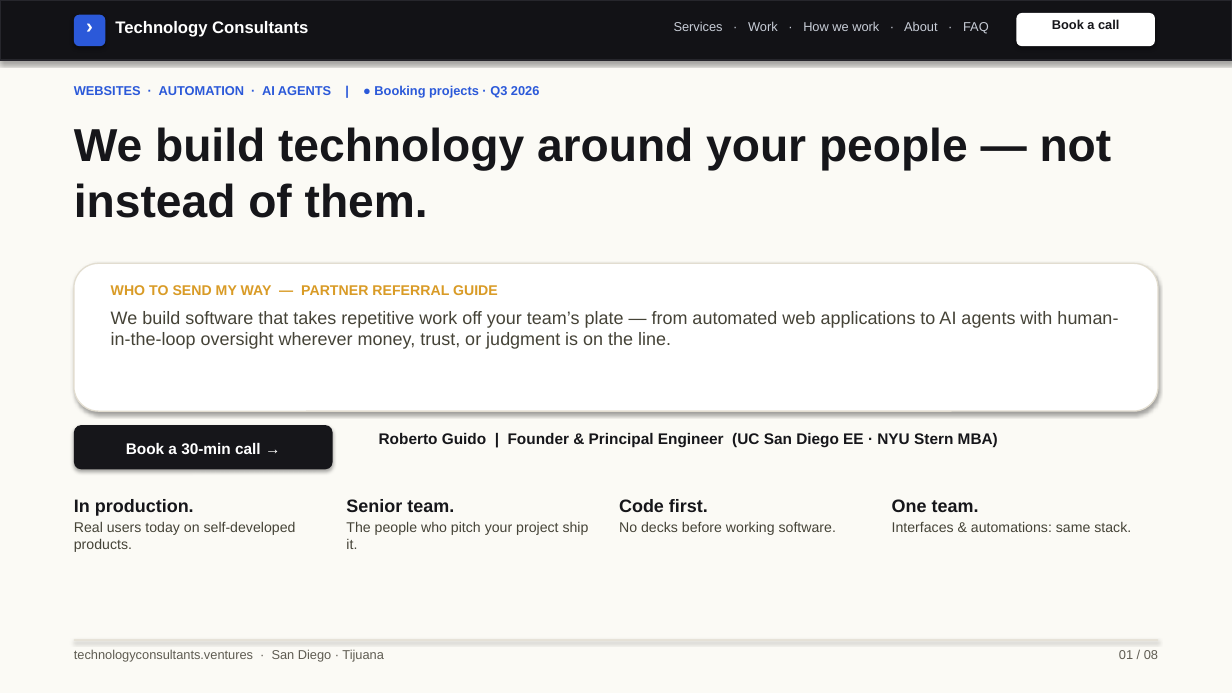
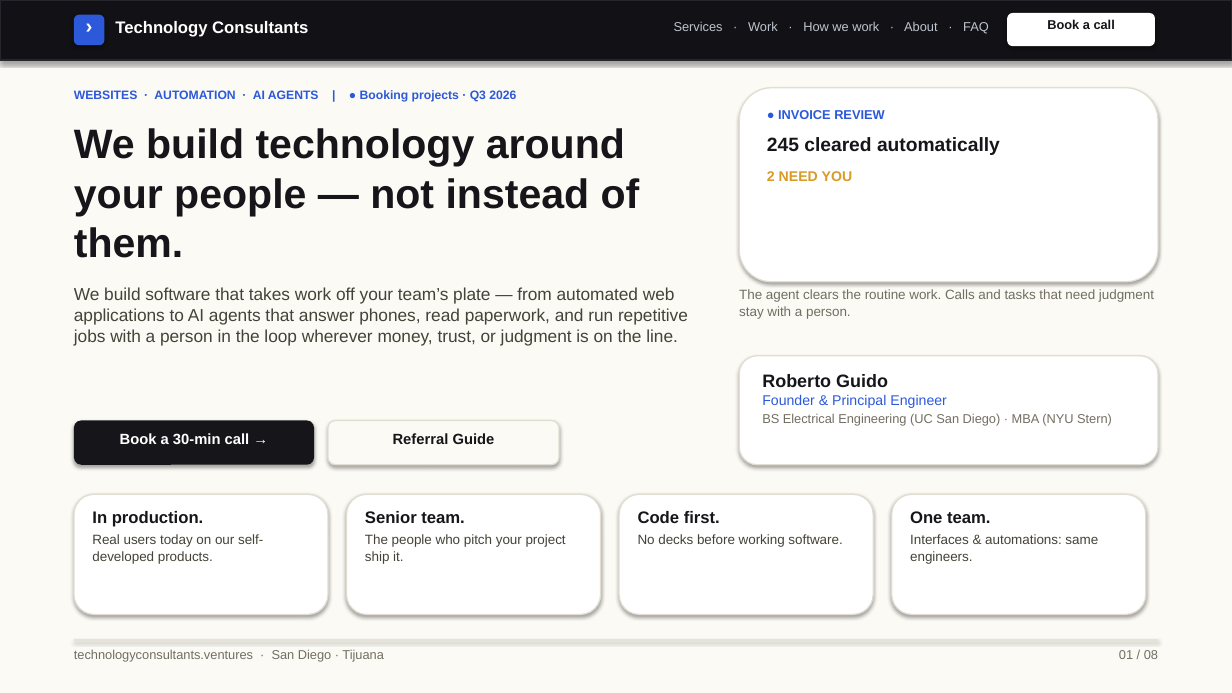
Before and after one commit to rguido198/TechnologyConsultantsVentures, a slide deck: slide 1 of Technology_Consultants_Who_to_Send_My_Way.pptx. Drawn at 1232x693 pixels with LibreOffice and Linux fonts; fonts in the diff are those of the drawing. Boxes give left, top, right and bottom in pixels: in the first picture for what was removed or moved away, otherwise in the second. Text is boxed around its words. In the diff, an @@ line names an element or a change of style, - is before the commit and + after.

Commit message:
Enhance PowerPoint decks with split 2-column hero layout, zero-margin text frames, and polished visual hierarchy

```diff
--- a/Technology_Consultants_Who_to_Send_My_Way.pptx
+++ b/Technology_Consultants_Who_to_Send_My_Way.pptx
@@ text "Services · Work · How ..." at <box>674,21,989,34</box>: text colour #C8CDD7 to #BEC3CD @@
@@ text "Book a call": place and size @@
-text "Book a call" at <box>1052,19,1119,29</box>
+text "Book a call" at <box>1047,19,1115,29</box>
@@ rounded rectangle: place and size @@
-rounded rectangle at <box>1017,13,1155,46</box>
+rounded rectangle at <box>1007,13,1155,46</box>
@@ text removed at <box>74,85,539,98</box> @@
-WEBSITES · AUTOMATION · AI AGENTS | ● Booking projects · Q3 2026
@@ rounded rectangle added at <box>739,88,1158,282</box>, fill #FFFFFF, outline #E2DDD0 1 pt @@
@@ text at <box>74,90,688,346</box>: text changed; size 14 to 13.5 pt @@
-WHO TO SEND MY WAY — PARTNER REFERRAL GUIDE
-We build software that takes repetitive work off your team’s plate — from automated web applications to AI agents with human-in-the-loop oversight wherever money, trust, or judgment is on the line.
+WEBSITES · AUTOMATION · AI AGENTS | ● Booking projects · Q3 2026
+We build technology around your people — not instead of them.
+We build software that takes work off your team’s plate — from automated web applications to AI agents that answer phones, read paperwork, and run repetitive jobs with a person in the loop wherever money, trust, or judgment is on the line.
@@ text added at <box>767,110,1000,181</box>, 15 pt, text #16161A, bold @@
+● INVOICE REVIEW
+245 cleared automatically
+2 NEED YOU
@@ text removed at <box>74,127,1112,218</box> @@
-We build technology around your people — not instead of them.
@@ rounded rectangle removed at <box>74,263,1158,411</box> @@
@@ text added at <box>739,289,1154,319</box>, 10.5 pt, text #736E62 @@
+The agent clears the routine work. Calls and tasks that need judgment stay with a person.
@@ rounded rectangle added at <box>739,356,1158,465</box>, fill #FFFFFF, outline #E2DDD0 1 pt @@
@@ text at <box>762,374,1112,426</box>: text changed; size 12 to 10 pt; text colour #16161A to #736E62; bold off @@
-Roberto Guido | Founder & Principal Engineer (UC San Diego EE · NYU Stern MBA)
+Roberto Guido
+Founder & Principal Engineer
+BS Electrical Engineering (UC San Diego) · MBA (NYU Stern)
@@ text "Book a 30-min call →" at <box>120,433,250,444</box>: size 12 to 11.5 pt @@
@@ rounded rectangle: place and size @@
-rounded rectangle at <box>74,425,333,470</box>
+rounded rectangle at <box>74,421,314,465</box>
@@ rounded rectangle added at <box>328,421,559,465</box>, fill #FBFAF5, outline #E2DDD0 1 pt @@
@@ text added at <box>393,433,495,444</box>, 11.5 pt, text #16161A, bold @@
+Referral Guide
@@ rounded rectangle added at <box>74,494,328,615</box>, fill #FFFFFF, outline #E2DDD0 1 pt @@
@@ text "In production.": place and size @@
-text "In production." at <box>74,499,296,552</box>
+text "In production." at <box>92,511,263,564</box>
@@ rounded rectangle added at <box>347,494,601,615</box>, fill #FFFFFF, outline #E2DDD0 1 pt @@
@@ text "Senior team.": place and size @@
-text "Senior team." at <box>346,499,589,549</box>
+text "Senior team." at <box>365,511,566,564</box>
@@ text "Senior team." at <box>365,511,566,564</box>: size 14 to 13 pt in "Senior team."; size 11 to 10.5 pt in "The people who pitch your project ship ..."; more space between paragraphs @@
@@ rounded rectangle added at <box>619,494,873,615</box>, fill #FFFFFF, outline #E2DDD0 1 pt @@
@@ text "Code first.": place and size @@
-text "Code first." at <box>619,499,836,535</box>
+text "Code first." at <box>638,511,842,547</box>
@@ text "Code first." at <box>638,511,842,547</box>: size 14 to 13 pt in "Code first."; size 11 to 10.5 pt in "No decks before working software."; more space between paragraphs @@
@@ rounded rectangle added at <box>892,494,1146,615</box>, fill #FFFFFF, outline #E2DDD0 1 pt @@
@@ text "One team.": place and size @@
-text "One team." at <box>892,499,1131,532</box>
+text "One team." at <box>910,511,1098,564</box>
@@ text at <box>92,534,263,564</box>: text changed; size 11 to 10.5 pt @@
-Real users today on self-developed products.
+Real users today on our self-developed products.
@@ text at <box>92,511,203,527</box>: size 14 to 13 pt in "In production."; more space between paragraphs @@
@@ text at <box>910,534,1098,564</box>: text changed; size 11 to 10.5 pt @@
-Interfaces & automations: same stack.
+Interfaces & automations: same engineers.
@@ text at <box>910,511,990,523</box>: size 14 to 13 pt in "One team."; more space between paragraphs @@
@@ text "technologyconsultants.ventures · San Diego · ..." at <box>74,649,384,662</box>: text colour #5F5C52 to #736E62 @@
@@ text "01 / 08" at <box>1119,650,1158,659</box>: text colour #5F5C52 to #736E62 @@
```
Also in this commit, not shown: 7 other slides changed, 1 other file.
